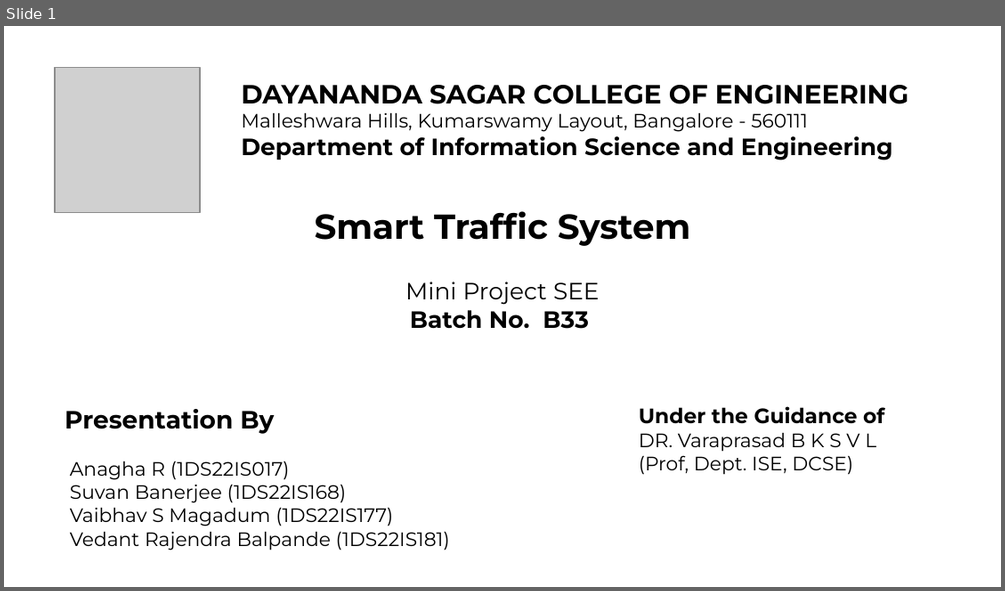
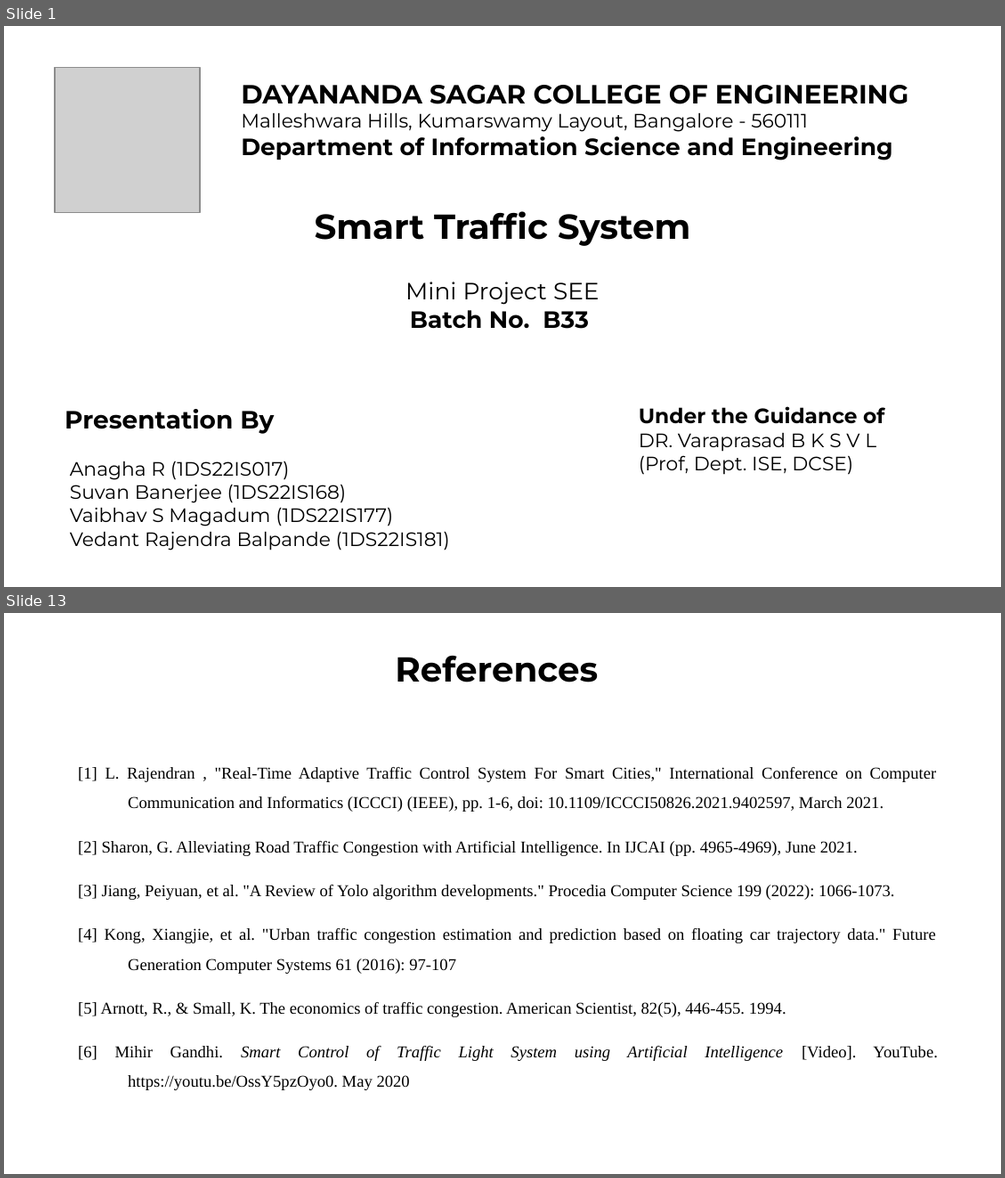
Before and after one commit to Vaibhav-Magadum/MiniProject, a slide deck: Presentation/Presentation_FINAL_DRAFT.pptx. Shown one above the other, each under a label of ours: slide 1 before the commit, slides 1 and 13 after it; the slides between them are not shown. The pictures are 1005x591 and 1005x1178 pixels, drawn with LibreOffice and Linux fonts; fonts in the diff are those of the drawing; grey boxes stand for pictures. Boxes give left, top, right and bottom in pixels: in the first picture for what was removed or moved away, otherwise in the second. Text is boxed around its words. In the diff, an @@ line names an element or a change of style, - is before the commit and + after.

```diff
--- a/Presentation/Presentation_FINAL_DRAFT.pptx
+++ b/Presentation/Presentation_FINAL_DRAFT.pptx
@@ slide 13 added at box(4, 613, 1001, 1174), background #FFFFFF @@
@@ text added at box(395, 656, 598, 682), 25 pt, text #000000, bold @@
+References
@@ text added at box(78, 767, 938, 1061), 12 pt, text #000000 @@
+[1] L. Rajendran , "Real-Time Adaptive Traffic Control System For Smart Cities," International Conference on Computer Communication and Informatics (ICCCI) (IEEE), pp. 1-6, doi: 10.1109/ICCCI50826.2021.9402597, March 2021.
+[2] Sharon, G. Alleviating Road Traffic Congestion with Artificial Intelligence. In IJCAI (pp. 4965-4969), June 2021.
+[3] Jiang, Peiyuan, et al. "A Review of Yolo algorithm developments." Procedia Computer Science 199 (2022): 1066-1073.
+[4] Kong, Xiangjie, et al. "Urban traffic congestion estimation and prediction based on floating car trajectory data." Future Generation Computer Systems 61 (2016): 97-107
+[5] Arnott, R., & Small, K. The economics of traffic congestion. American Scientist, 82(5), 446-455. 1994.
+[6] Mihir Gandhi. Smart Control of Traffic Light System using Artificial Intelligence [Video]. YouTube. https://youtu.be/OssY5pzOyo0. May 2020
```
Also in this commit, not shown: 12 other slides added, 2 slides removed.
